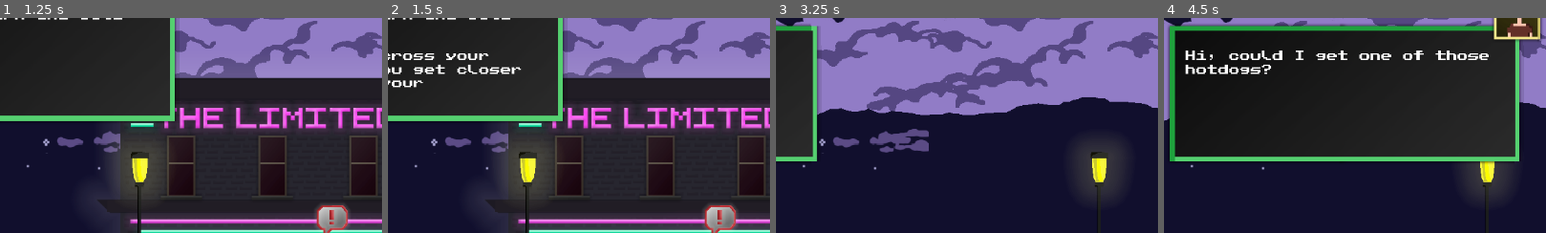
Above: before the commit, frames 1-4 (left to right).
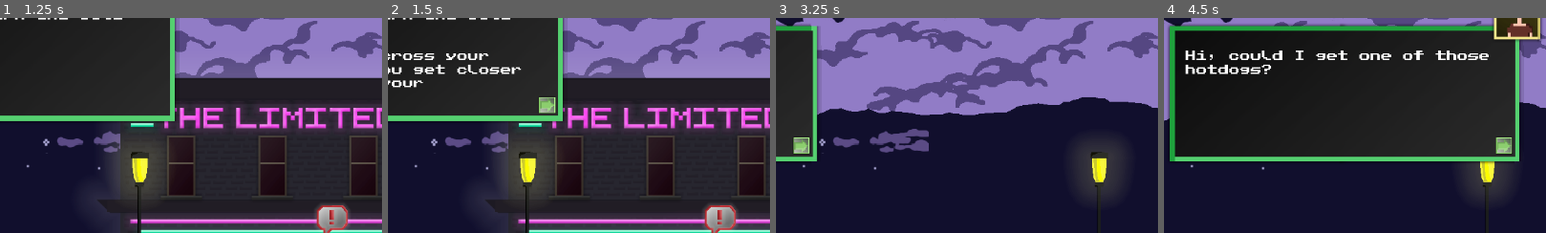
Above: after the commit, the same moments.

Repository: LudumSJB/The-Limited
Game: Godot game, scene res://scenes/MainMenu.tscn
Two runs of this game, one before a commit and one after it. Both use one fixed random seed, a clock stepped at 60 frames per second and the inputs below. Sound files missing from this copy of the repository are replaced by a short silence.
Inputs:
- Up to frame 1 (1.25 s): click "Play" at 0.5 s
- Up to frame 2 (1.5 s): tap Enter (ui_accept) at 1.25 s; hold D (right) from 1.28 s (still down); tap Space (action_button) at 1.35 s
- Up to frame 3 (3.25 s): tap Enter (ui_accept) at 1.52, 2, 2.27, 2.75 s; tap Space (action_button) at 2.1, 3.05 s; release D (right) at 2.78 s; hold A (left) from 2.78 s (still down); tap N (next_level) at 2.85 s
- Up to frame 4 (4.5 s): tap Enter (ui_accept) at 3.5, 3.77, 4.25 s; release A (left) at 3.53 s; hold D (right) from 3.53 s (still down); tap Space (action_button) at 3.6, 4.35 s
The pictures show only the part of the screen within x 47-97%, y 18-68%; the shares and areas given below are measured in that part.

Frame 1 is identical in both runs. In frame 2, 0.3% of the frame differs, in the area x 39-44%, y 36-45%; in frame 3, 0.3%; in frame 4, 0.3%.

Commit message:
dialog text end indicator

Diff:
--- a/scenes/dialog_system.tscn
+++ b/scenes/dialog_system.tscn
@@ -1,10 +1,11 @@
-[gd_scene load_steps=7 format=3 uid="uid://bd36h1vyy37d5"]
+[gd_scene load_steps=8 format=3 uid="uid://bd36h1vyy37d5"]
 
 [ext_resource type="Script" path="res://scripts/dialog_system.gd" id="1_g4nlg"]
 [ext_resource type="Texture2D" uid="uid://capwl0xchsr6w" path="res://assets/images/speechbubble2.png" id="2_urcba"]
 [ext_resource type="FontFile" uid="uid://c0apde5o5da0g" path="res://assets/fonts/PublicPixel.ttf" id="3_gfdiw"]
 [ext_resource type="Texture2D" uid="uid://y8nlnxed1dhu" path="res://assets/images/face_01.png" id="3_m5m2a"]
 [ext_resource type="AudioStream" uid="uid://bhfnc63sxl5jj" path="res://assets/sounds/talking.wav" id="4_amrfs"]
+[ext_resource type="Texture2D" uid="uid://22wob12ciedk" path="res://assets/images/dialog_end_indicator.png" id="5_4t4fp"]
 [ext_resource type="AudioStream" uid="uid://es6b83uw1cnc" path="res://assets/sounds/talking2.wav" id="5_wtta4"]
 
 [node name="dialogSystem" type="Node2D"]
@@ -63,6 +64,13 @@
 [node name="facePosition1" type="Node2D" parent="Sprite2D"]
 position = Vector2(-254, -112)
 
+[node name="dialogEndIndicator" type="Sprite2D" parent="Sprite2D"]
+visible = false
+position = Vector2(233.5, 76.682)
+rotation = -1.5708
+scale = Vector2(0.35, 0.35)
+texture = ExtResource("5_4t4fp")
+
 [node name="talking" type="AudioStreamPlayer2D" parent="."]
 stream = ExtResource("4_amrfs")
 volume_db = 10.0
--- a/scripts/dialog_system.gd
+++ b/scripts/dialog_system.gd
@@ -16,6 +16,7 @@
 @onready var dialog_position_2 = $dialogPosition2
 @onready var talking = $talking
 @onready var talking_2 = $talking2
+@onready var dialog_end_indicator = $Sprite2D/dialogEndIndicator
 
 @export var showDialogAtSceneStart : bool = true
 @export var dialogsPath: String
@@ -108,6 +109,7 @@
 
 func nextText():
 	print("nextText")
+	dialog_end_indicator.visible = false
 	timeout_press = timeout_press_time
 	current_dialog += 1
 	if current_dialog < dialogs.size():
@@ -119,6 +121,7 @@
 	is_active = false
 
 func writeAllCharacters():
+	dialog_end_indicator.visible = true
 	rich_text_label.append_text(text_to_write)
 	text_to_write = ""
 
@@ -160,6 +163,8 @@
 	write_character_time = timeout_write_character_step
 	if textToWrite == "." or textToWrite == "," or textToWrite == "?" or textToWrite == "!" or textToWrite.ends_with("]"):
 		write_character_time += timeout_extra_step
+	if text_to_write.is_empty():
+		dialog_end_indicator.visible = true
 
 func showText(dialog):
 	print("showText")
Binary file added: assets/images/dialog_end_indicator.png
Not shown, added: assets/images/dialog_end_indicator.png.import
